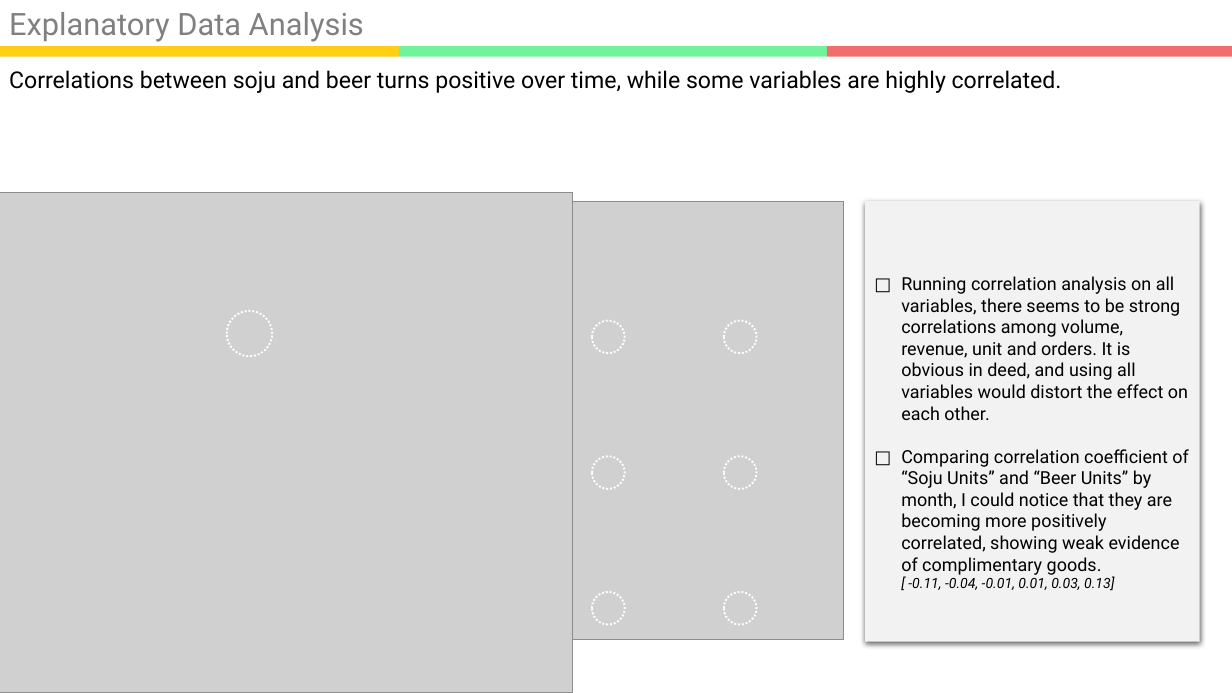
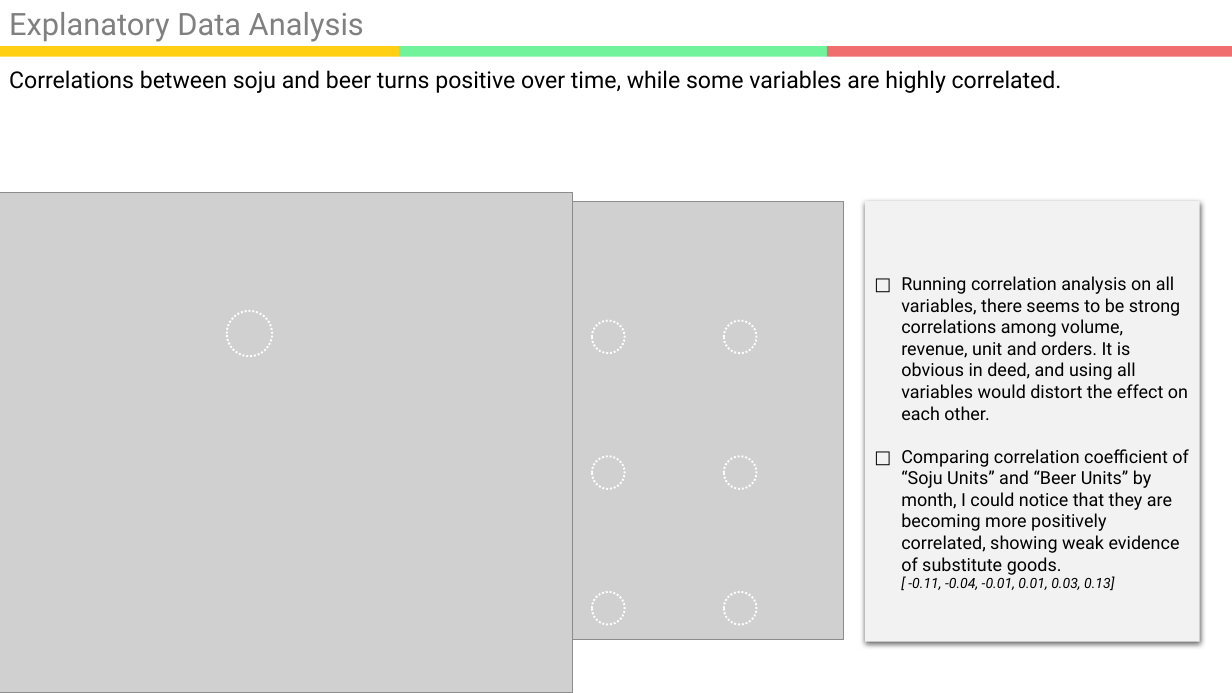
Before and after one commit to kookoowaa/Projects, a slide deck: slide 9 of WB project/Analysis Report_2.pptx. Drawn at 1232x693 pixels with LibreOffice and Linux fonts; fonts in the diff are those of the drawing; grey boxes stand for pictures. Boxes give left, top, right and bottom in pixels: in the first picture for what was removed or moved away, otherwise in the second. Text is boxed around its words. In the diff, an @@ line names an element or a change of style, - is before the commit and + after.

```diff
--- a/WB project/Analysis Report_2.pptx
+++ b/WB project/Analysis Report_2.pptx
@@ text in rectangle at [901, 449, 1188, 575]: text changed @@
-□ Comparing correlation coefficient of “Soju Units” and “Beer Units” by month, I could notice that they are becoming more positively correlated, showing weak evidence of complimentary goods.
+□ Comparing correlation coefficient of “Soju Units” and “Beer Units” by month, I could notice that they are becoming more positively correlated, showing weak evidence of substitute goods.
```
Also in this commit, not shown: 1 other slide changed, 4 other files.
